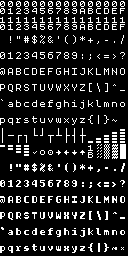
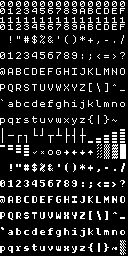
Revision of a layered (128, 256) image; what changed, layer by layer:
painted on "Background Merged" over [40, 145, 126, 255]
